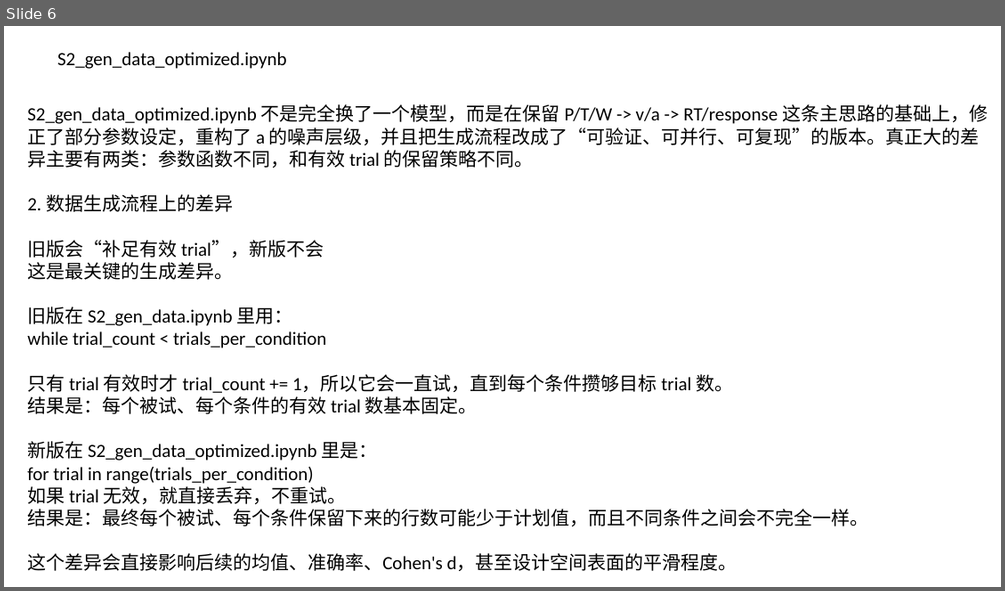
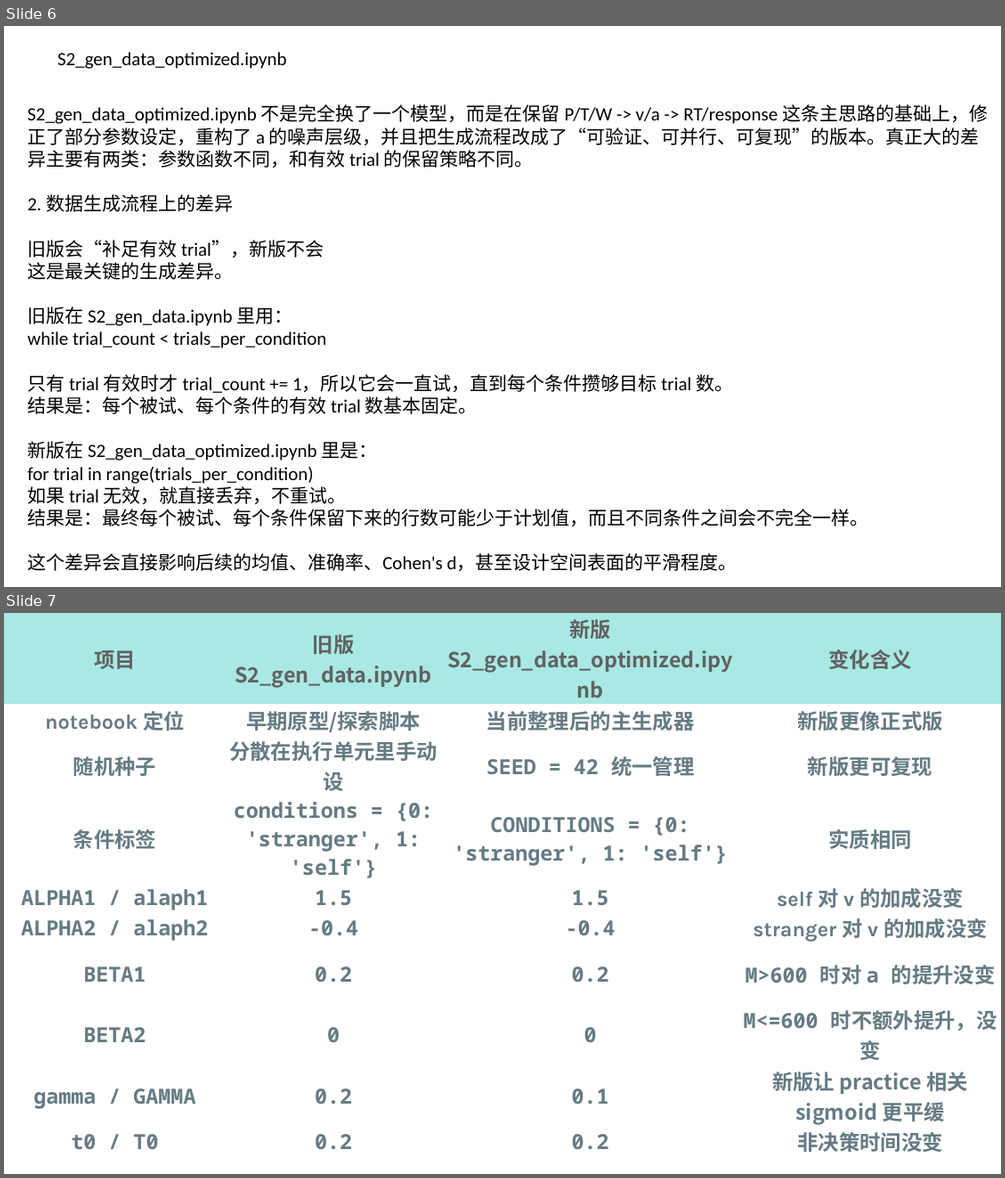
Before and after one commit to Fanzhaoli/Guassion_Process-and-Experiment_Design, a slide deck: 4_Reports/Code_Version.pptx. Shown one above the other, each under a label of ours: slide 6 before the commit, slides 6 and 7 after it. The pictures are 1005x591 and 1005x1178 pixels, drawn with LibreOffice and Linux fonts; fonts in the diff are those of the drawing. Boxes give left, top, right and bottom in pixels: in the first picture for what was removed or moved away, otherwise in the second. Text is boxed around its words. In the diff, an @@ line names an element or a change of style, - is before the commit and + after.

Commit message:
Update Code
1.Try to complete standard parameters(v\a\t\z)， but model become wield...
2.Updata GP+ Sigmoid function

```diff
--- a/4_Reports/Code_Version.pptx
+++ b/4_Reports/Code_Version.pptx
@@ slide 7 added at <box>4,613,1001,1174</box>, background #FFFFFF @@
@@ table added at <box>4,613,1001,1174</box>, 10 rows, 4 columns @@
+项目 | 旧版 S2_gen_data.ipynb | 新版 S2_gen_data_optimized.ipynb | 变化含义
+notebook 定位 | 早期原型/探索脚本 | 当前整理后的主生成器 | 新版更像正式版
+随机种子 | 分散在执行单元里手动设 | SEED = 42 统一管理 | 新版更可复现
+条件标签 | conditions = {0: 'stranger', 1: 'self'} | CONDITIONS = {0: 'stranger', 1: 'self'} | 实质相同
+ALPHA1 / alaph1 | 1.5 | 1.5 | self 对 v 的加成没变
+ALPHA2 / alaph2 | -0.4 | -0.4 | stranger 对 v 的加成没变
+BETA1 | 0.2 | 0.2 | M>600 时对 a 的提升没变
+BETA2 | 0 | 0 | M<=600 时不额外提升，没变
+gamma / GAMMA | 0.2 | 0.1 | 新版让 practice 相关 sigmoid 更平缓
+t0 / T0 | 0.2 | 0.2 | 非决策时间没变
```
Also in this commit, not shown: 2 other slides added, 1 slide removed, 26 other files.
